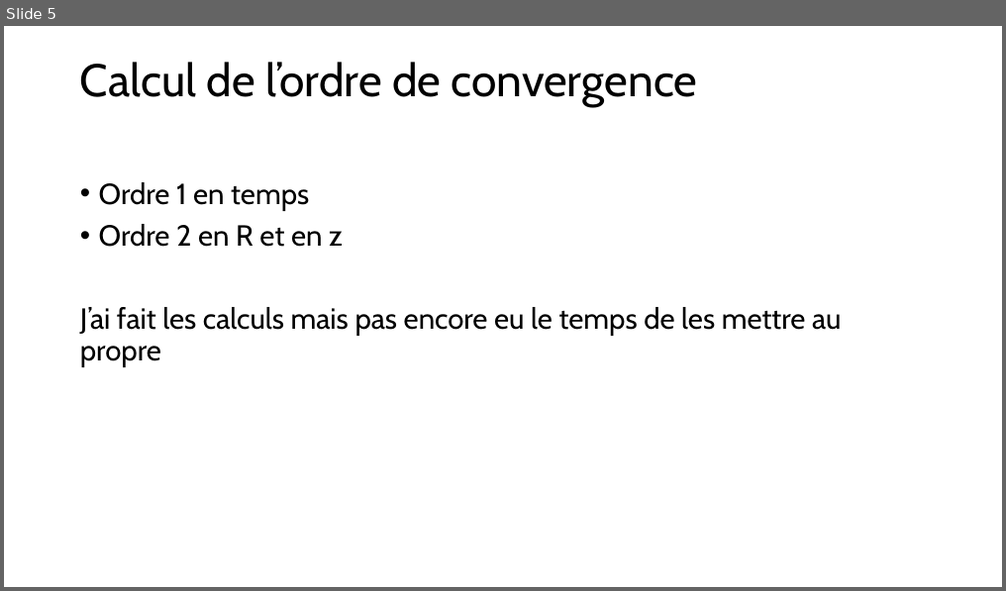
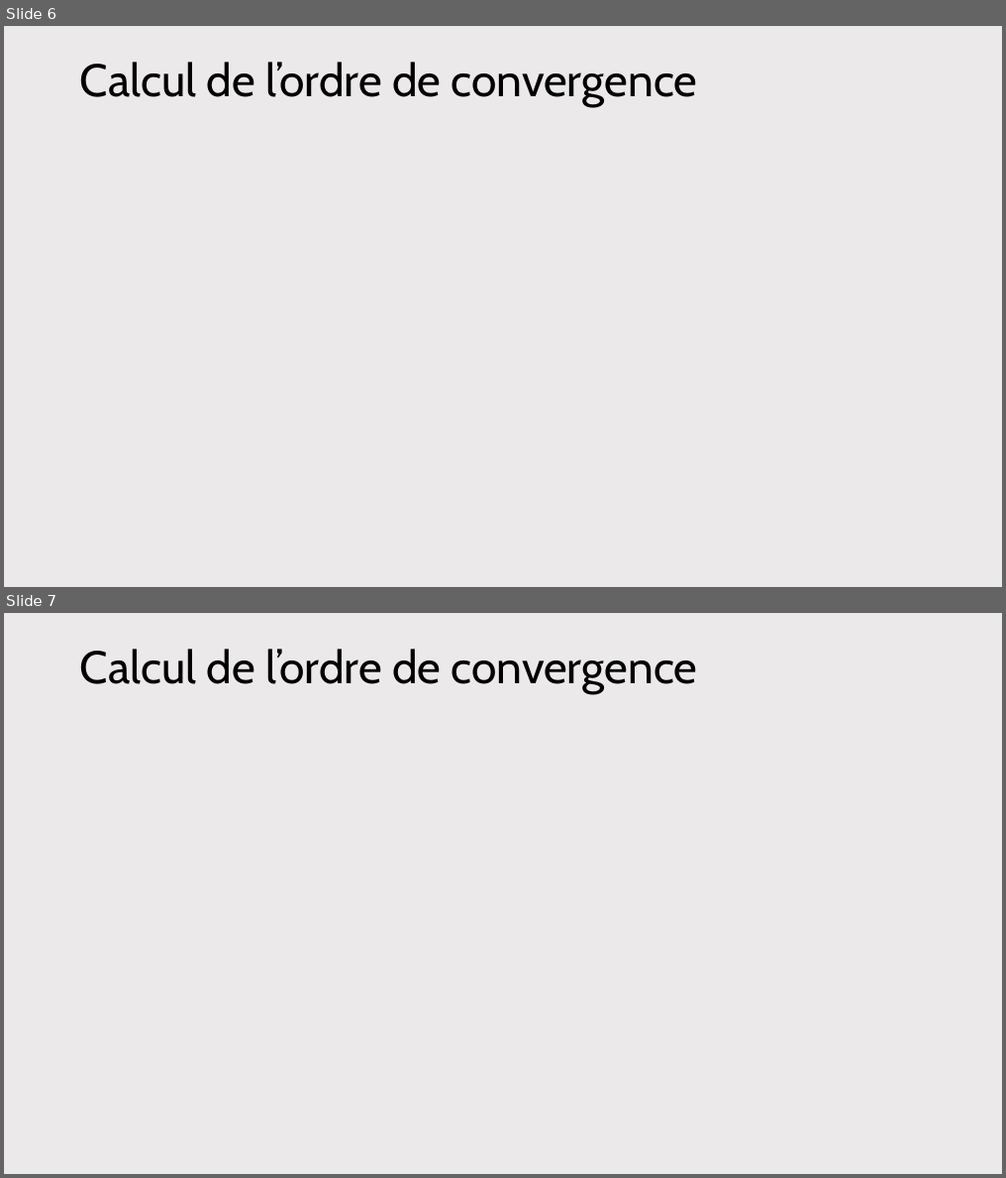
Before and after one commit to antoine-pt/MEC8211, a slide deck: projet_final/projet_final/MEC8211-Projet-final-Presentation.pptx. Shown one above the other, each under a label of ours: slide 5 before the commit, slides 6 and 7 after it. The pictures are 1006x591 and 1006x1178 pixels, drawn with LibreOffice and Linux fonts; fonts in the diff are those of the drawing; grey boxes stand for pictures. Boxes give left, top, right and bottom in pixels: in the first picture for what was removed or moved away, otherwise in the second. Text is boxed around its words. In the diff, an @@ line names an element or a change of style, - is before the commit and + after.

```diff
--- a/projet_final/projet_final/MEC8211-Projet-final-Presentation.pptx
+++ b/projet_final/projet_final/MEC8211-Projet-final-Presentation.pptx
@@ slide 7 added at <box>4,613,1002,1174</box>, background #EBE9E9 @@
@@ title added at <box>80,649,698,694</box>, 44 pt, text #000000 @@
+Calcul de l’ordre de convergence
@@ what was slide 5 is now slide 6 @@
@@ slide 6 changed as well @@
@@ background #FFFFFF to #EBE9E9 @@
@@ text removed at <box>80,182,842,368</box> @@
-• Ordre 1 en temps
-• Ordre 2 en R et en z
-J’ai fait les calculs mais pas encore eu le temps de les mettre au propre
```
Also in this commit, not shown: 3 other slides changed, 3 other slides added, 1 slide removed, 1 other file.
